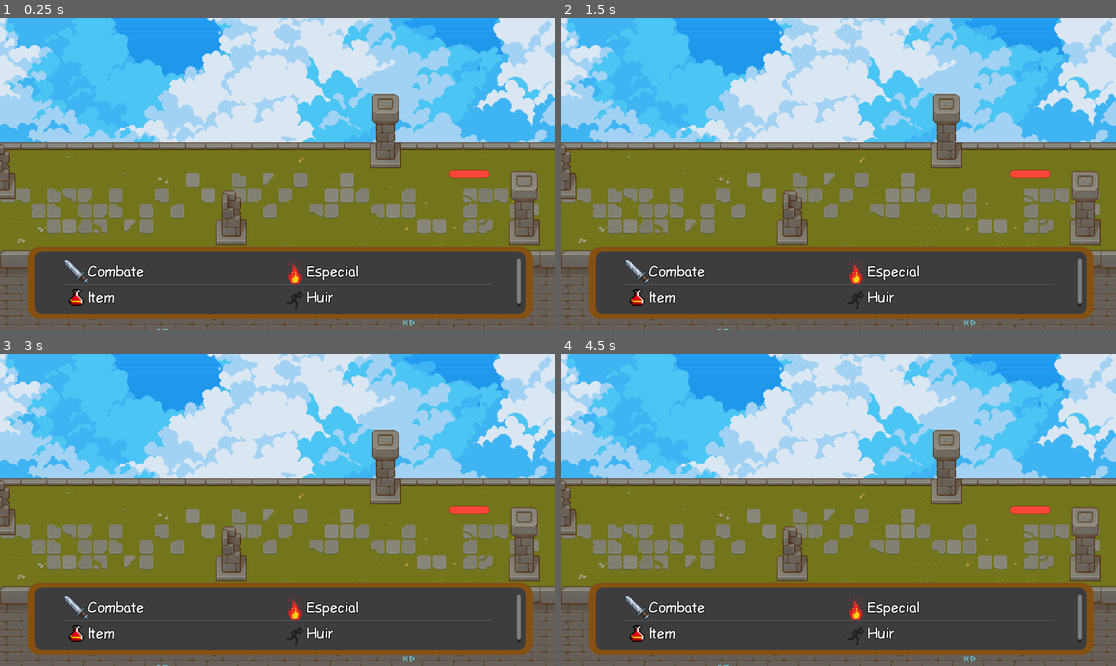
Above: before the commit, frames 1-4 (two rows, left to right).
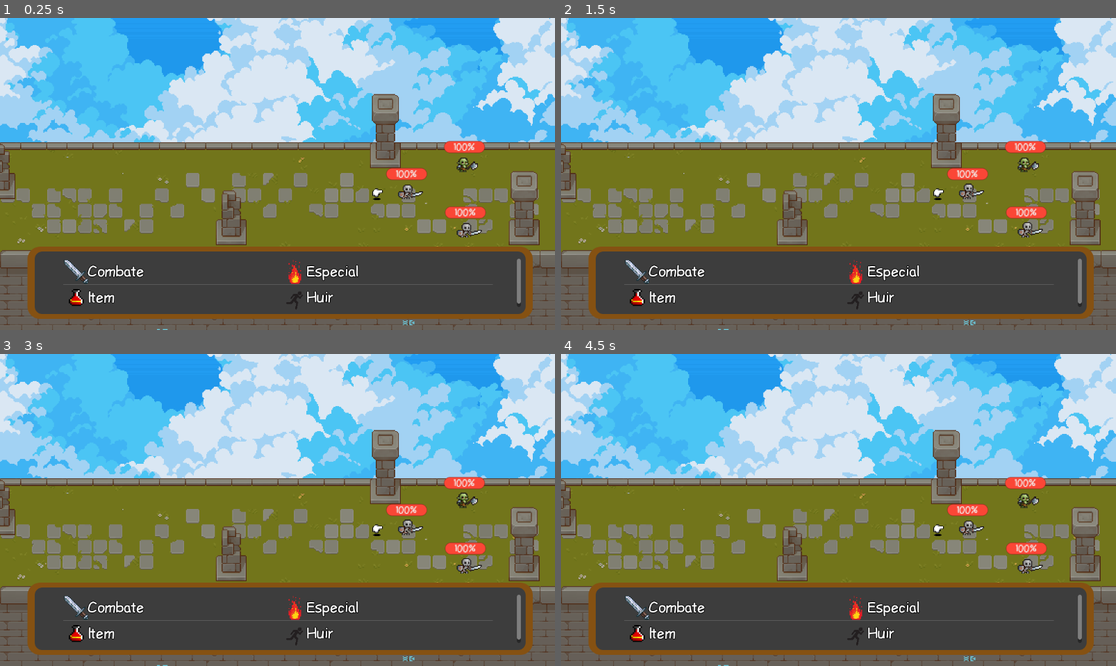
Above: after the commit, the same moments.

Repository: Paquito257/Gratos
Game: Godot game, scene res://Combat/Combat maps/Basico_combate.tscn
Same seed, same stepped clock (60 frames per second), same inputs: the game is played once before the commit and once after it. This scene is started directly instead of the project's main scene.
Inputs (mouse positions are in pixels of both pictures, inside the frame that each line leads up to):
- Up to frame 1 (0.25 s): no input
- Up to frame 2 (1.5 s): tap Enter (ui_accept) at 0.5, 0.77 s; move the mouse to (960, 158) at 0.52 s; hold Right (ui_right) 0.53-1.28 s; click (960, 158) at 0.67 s; move the mouse to (727, 189) at 1.27 s; hold Down (ui_down) from 1.28 s (still down)
- Up to frame 3 (3 s): tap Enter (ui_accept) at 1.52 s; move the mouse to (333, 441) at 2.02 s; release Down (ui_down) at 2.03 s; hold Right (ui_right) 2.03-2.78 s; move the mouse to (249, 572) at 2.77 s; hold Up (ui_up) from 2.78 s (still down); click (249, 572) at 2.92 s
- Up to frame 4 (4.5 s): tap Enter (ui_accept) at 3.02, 3.77, 4.25 s; move the mouse to (1005, 556) at 3.52 s; release Up (ui_up) at 3.53 s; hold Left (ui_left) from 3.53 s (still down); move the mouse to (672, 463) at 4.27 s

The runs differ from the first frame. In frame 1, 1.4% of the frame differs, in the area x 66-89%, y 39-71%; in frame 2, 1.4%; in frame 3, 1.4%; in frame 4, 1.4%.
Error in both runs: Invalid access to property or key '1' on a base object of type 'Dictionary'. (res://Combat/Combat_menu.gd:19)

Commit message:
agreando la funcionalidad de quitar vida

Diff:
--- a/Gratos-1/Characters/Battle enemies/Enemy.tscn
+++ /dev/null
@@ -1,50 +0,0 @@
-[gd_scene load_steps=10 format=3 uid="uid://cfbqvlfaphdvn"]
-
-[ext_resource type="Script" path="res://Characters/Battle enemies/Scripts/Orc.gd" id="1_s2nts"]
-[ext_resource type="PackedScene" uid="uid://dscfc6id23ecm" path="res://Addons/Stats_inspector.tscn" id="3_xe8lu"]
-[ext_resource type="FontFile" uid="uid://cjy11xjo0p2xe" path="res://Fonts/ldfcomicsans-font/Ldfcomicsans-jj7l.ttf" id="4_fey0d"]
-[ext_resource type="PackedScene" uid="uid://cvr8wxkfmitbe" path="res://Characters/PLayable characters/Attack_list.tscn" id="5_dgsy6"]
-[ext_resource type="Resource" uid="uid://cidc0rql5wigo" path="res://Skills/Enemies/Golpe.tres" id="6_f8ns0"]
-[ext_resource type="Resource" uid="uid://bilpxc4fxf48o" path="res://Skills/Enemies/Magia_I.tres" id="7_k0ywk"]
-
-[sub_resource type="Theme" id="Theme_8mw5f"]
-default_font = ExtResource("4_fey0d")
-
-[sub_resource type="StyleBoxFlat" id="StyleBoxFlat_sdu1w"]
-bg_color = Color(0, 0, 0, 1)
-corner_radius_top_left = 10
-corner_radius_top_right = 10
-corner_radius_bottom_right = 10
-corner_radius_bottom_left = 10
-
-[sub_resource type="StyleBoxFlat" id="StyleBoxFlat_qwqke"]
-bg_color = Color(0.984314, 0.27451, 0.211765, 1)
-corner_radius_top_left = 10
-corner_radius_top_right = 10
-corner_radius_bottom_right = 10
-corner_radius_bottom_left = 10
-
-[node name="Enemy" type="CharacterBody2D"]
-script = ExtResource("1_s2nts")
-animation = NodePath("")
-
-[node name="Stats" parent="." instance=ExtResource("3_xe8lu")]
-vida = 12
-magia = 5
-velocidad = 3
-defensa = 2
-ataque = 3
-exp = 5
-
-[node name="Life" type="ProgressBar" parent="."]
-offset_left = -19.0
-offset_top = -25.0
-offset_right = 23.0
-offset_bottom = -17.0
-theme = SubResource("Theme_8mw5f")
-theme_override_styles/background = SubResource("StyleBoxFlat_sdu1w")
-theme_override_styles/fill = SubResource("StyleBoxFlat_qwqke")
-show_percentage = false
-
-[node name="Node2D" parent="." instance=ExtResource("5_dgsy6")]
-attacks = Array[Resource]([ExtResource("6_f8ns0"), ExtResource("7_k0ywk")])
--- a/Gratos-1/Characters/Battle enemies/Enemy_battle_script.gd
+++ b/Gratos-1/Characters/Battle enemies/Enemy_battle_script.gd
@@ -1,15 +1,23 @@
 extends CharacterBody2D
 
-@onready var animation = $Orc_animated
+@export var flipped : bool = false
+@export var enemy_name : String
+
+@onready var animation = $animation
 @onready var life = $Life
 
 
+
 func _ready():
-	animation.flip_h = true
-	animation.play()
 	life.max_value = $Stats.vida
 	life.value = $Stats.vida
+	animation.flip_h = flipped
+	animation.play()
+
 
 
 func _process(delta):
 	pass
+
+func update_perc():
+	pass
--- /dev/null
+++ b/Gratos-1/Characters/Battle enemies/Scripts/000.tscn
@@ -0,0 +1,121 @@
+[gd_scene load_steps=18 format=3 uid="uid://cfbqvlfaphdvn"]
+
+[ext_resource type="Script" path="res://Characters/Battle enemies/Enemy_battle_script.gd" id="1_s2nts"]
+[ext_resource type="PackedScene" uid="uid://dscfc6id23ecm" path="res://Addons/Stats_inspector.tscn" id="3_xe8lu"]
+[ext_resource type="FontFile" uid="uid://cjy11xjo0p2xe" path="res://Fonts/ldfcomicsans-font/Ldfcomicsans-jj7l.ttf" id="4_fey0d"]
+[ext_resource type="PackedScene" uid="uid://cvr8wxkfmitbe" path="res://Characters/PLayable characters/Attack_list.tscn" id="5_dgsy6"]
+[ext_resource type="Resource" uid="uid://cidc0rql5wigo" path="res://Skills/Enemies/Golpe.tres" id="6_f8ns0"]
+[ext_resource type="Resource" uid="uid://bilpxc4fxf48o" path="res://Skills/Enemies/Magia_I.tres" id="7_k0ywk"]
+[ext_resource type="Texture2D" uid="uid://dpe77h70iaubg" path="res://Texture/NPC/Orc/Orc-Idle.png" id="7_wyolm"]
+
+[sub_resource type="Theme" id="Theme_8mw5f"]
+default_font = ExtResource("4_fey0d")
+default_font_size = 10
+
+[sub_resource type="StyleBoxFlat" id="StyleBoxFlat_sdu1w"]
+bg_color = Color(0, 0, 0, 1)
+corner_radius_top_left = 10
+corner_radius_top_right = 10
+corner_radius_bottom_right = 10
+corner_radius_bottom_left = 10
+
+[sub_resource type="StyleBoxFlat" id="StyleBoxFlat_qwqke"]
+bg_color = Color(0.984314, 0.27451, 0.211765, 1)
+corner_radius_top_left = 10
+corner_radius_top_right = 10
+corner_radius_bottom_right = 10
+corner_radius_bottom_left = 10
+
+[sub_resource type="AtlasTexture" id="AtlasTexture_tq2sf"]
+atlas = ExtResource("7_wyolm")
+region = Rect2(0, 0, 100, 100)
+
+[sub_resource type="AtlasTexture" id="AtlasTexture_sijbd"]
+atlas = ExtResource("7_wyolm")
+region = Rect2(100, 0, 100, 100)
+
+[sub_resource type="AtlasTexture" id="AtlasTexture_wd0ax"]
+atlas = ExtResource("7_wyolm")
+region = Rect2(200, 0, 100, 100)
+
+[sub_resource type="AtlasTexture" id="AtlasTexture_peviq"]
+atlas = ExtResource("7_wyolm")
+region = Rect2(300, 0, 100, 100)
+
+[sub_resource type="AtlasTexture" id="AtlasTexture_ctg7u"]
+atlas = ExtResource("7_wyolm")
+region = Rect2(400, 0, 100, 100)
+
+[sub_resource type="AtlasTexture" id="AtlasTexture_mgwar"]
+atlas = ExtResource("7_wyolm")
+region = Rect2(500, 0, 100, 100)
+
+[sub_resource type="SpriteFrames" id="SpriteFrames_oprq2"]
+animations = [{
+"frames": [],
+"loop": true,
+"name": &"Attack",
+"speed": 5.0
+}, {
+"frames": [],
+"loop": true,
+"name": &"Death",
+"speed": 5.0
+}, {
+"frames": [],
+"loop": true,
+"name": &"Hurt",
+"speed": 5.0
+}, {
+"frames": [{
+"duration": 1.0,
+"texture": SubResource("AtlasTexture_tq2sf")
+}, {
+"duration": 1.0,
+"texture": SubResource("AtlasTexture_sijbd")
+}, {
+"duration": 1.0,
+"texture": SubResource("AtlasTexture_wd0ax")
+}, {
+"duration": 1.0,
+"texture": SubResource("AtlasTexture_peviq")
+}, {
+"duration": 1.0,
+"texture": SubResource("AtlasTexture_ctg7u")
+}, {
+"duration": 1.0,
+"texture": SubResource("AtlasTexture_mgwar")
+}],
+"loop": true,
+"name": &"Idle",
+"speed": 5.0
+}]
+
+[node name="Enemy" type="CharacterBody2D"]
+z_index = 13
+script = ExtResource("1_s2nts")
+enemy_name = "Orc"
+
+[node name="Stats" parent="." instance=ExtResource("3_xe8lu")]
+vida = 12
+magia = 5
+velocidad = 3
+defensa = 2
+ataque = 3
+exp = 5
+
+[node name="Life" type="ProgressBar" parent="."]
+offset_left = -19.0
+offset_top = -25.0
+offset_right = 23.0
+offset_bottom = -17.0
+theme = SubResource("Theme_8mw5f")
+theme_override_styles/background = SubResource("StyleBoxFlat_sdu1w")
+theme_override_styles/fill = SubResource("StyleBoxFlat_qwqke")
+
+[node name="Node2D" parent="." instance=ExtResource("5_dgsy6")]
+attacks = Array[Resource]([ExtResource("6_f8ns0"), ExtResource("7_k0ywk")])
+
+[node name="animation" type="AnimatedSprite2D" parent="."]
+sprite_frames = SubResource("SpriteFrames_oprq2")
+animation = &"Idle"
--- /dev/null
+++ b/Gratos-1/Characters/Battle enemies/Scripts/001.tscn
@@ -0,0 +1,221 @@
+[gd_scene load_steps=35 format=3 uid="uid://cfbqvlfaphdvn"]
+
+[ext_resource type="Script" path="res://Characters/Battle enemies/Enemy_battle_script.gd" id="1_s2nts"]
+[ext_resource type="PackedScene" uid="uid://dscfc6id23ecm" path="res://Addons/Stats_inspector.tscn" id="3_xe8lu"]
+[ext_resource type="FontFile" uid="uid://cjy11xjo0p2xe" path="res://Fonts/ldfcomicsans-font/Ldfcomicsans-jj7l.ttf" id="4_fey0d"]
+[ext_resource type="PackedScene" uid="uid://cvr8wxkfmitbe" path="res://Characters/PLayable characters/Attack_list.tscn" id="5_dgsy6"]
+[ext_resource type="Resource" uid="uid://cidc0rql5wigo" path="res://Skills/Enemies/Golpe.tres" id="6_f8ns0"]
+[ext_resource type="Texture2D" uid="uid://demerct4djh8h" path="res://Texture/NPC/Skeleton/Skeleton-Attack01.png" id="7_5msce"]
+[ext_resource type="Texture2D" uid="uid://dticonse6whe0" path="res://Texture/NPC/Skeleton/Skeleton-Idle.png" id="7_8vav5"]
+[ext_resource type="Resource" uid="uid://bilpxc4fxf48o" path="res://Skills/Enemies/Magia_I.tres" id="7_k0ywk"]
+[ext_resource type="Texture2D" uid="uid://dic3wyxo3voo8" path="res://Texture/NPC/Skeleton/Skeleton-Death.png" id="8_vkfma"]
+[ext_resource type="Texture2D" uid="uid://3uvi74jngwn8" path="res://Texture/NPC/Skeleton/Skeleton-Hurt.png" id="9_t3fjv"]
+
+[sub_resource type="Theme" id="Theme_8mw5f"]
+default_font = ExtResource("4_fey0d")
+default_font_size = 10
+
+[sub_resource type="StyleBoxFlat" id="StyleBoxFlat_sdu1w"]
+bg_color = Color(0, 0, 0, 1)
+corner_radius_top_left = 10
+corner_radius_top_right = 10
+corner_radius_bottom_right = 10
+corner_radius_bottom_left = 10
+
+[sub_resource type="StyleBoxFlat" id="StyleBoxFlat_qwqke"]
+bg_color = Color(0.984314, 0.27451, 0.211765, 1)
+corner_radius_top_left = 10
+corner_radius_top_right = 10
+corner_radius_bottom_right = 10
+corner_radius_bottom_left = 10
+
+[sub_resource type="AtlasTexture" id="AtlasTexture_edks5"]
+atlas = ExtResource("7_5msce")
+region = Rect2(0, 0, 100, 100)
+
+[sub_resource type="AtlasTexture" id="AtlasTexture_0b1ec"]
+atlas = ExtResource("7_5msce")
+region = Rect2(100, 0, 100, 100)
+
+[sub_resource type="AtlasTexture" id="AtlasTexture_1o203"]
+atlas = ExtResource("7_5msce")
+region = Rect2(200, 0, 100, 100)
+
+[sub_resource type="AtlasTexture" id="AtlasTexture_4g3fh"]
+atlas = ExtResource("7_5msce")
+region = Rect2(300, 0, 100, 100)
+
+[sub_resource type="AtlasTexture" id="AtlasTexture_xbbu7"]
+atlas = ExtResource("7_5msce")
+region = Rect2(400, 0, 100, 100)
+
+[sub_resource type="AtlasTexture" id="AtlasTexture_85b7x"]
+atlas = ExtResource("7_5msce")
+region = Rect2(500, 0, 100, 100)
+
+[sub_resource type="AtlasTexture" id="AtlasTexture_wg1um"]
+atlas = ExtResource("8_vkfma")
+region = Rect2(0, 0, 100, 100)
+
+[sub_resource type="AtlasTexture" id="AtlasTexture_saaji"]
+atlas = ExtResource("8_vkfma")
+region = Rect2(100, 0, 100, 100)
+
+[sub_resource type="AtlasTexture" id="AtlasTexture_j3xi4"]
+atlas = ExtResource("8_vkfma")
+region = Rect2(200, 0, 100, 100)
+
+[sub_resource type="AtlasTexture" id="AtlasTexture_flm6f"]
+atlas = ExtResource("8_vkfma")
+region = Rect2(300, 0, 100, 100)
+
+[sub_resource type="AtlasTexture" id="AtlasTexture_0ho0e"]
+atlas = ExtResource("9_t3fjv")
+region = Rect2(0, 0, 100, 100)
+
+[sub_resource type="AtlasTexture" id="AtlasTexture_7oj4e"]
+atlas = ExtResource("9_t3fjv")
+region = Rect2(100, 0, 100, 100)
+
+[sub_resource type="AtlasTexture" id="AtlasTexture_lmotp"]
+atlas = ExtResource("9_t3fjv")
+region = Rect2(200, 0, 100, 100)
+
+[sub_resource type="AtlasTexture" id="AtlasTexture_p3kq5"]
+atlas = ExtResource("9_t3fjv")
+region = Rect2(300, 0, 100, 100)
+
+[sub_resource type="AtlasTexture" id="AtlasTexture_qr0nc"]
+atlas = ExtResource("7_8vav5")
+region = Rect2(0, 0, 100, 100)
+
+[sub_resource type="AtlasTexture" id="AtlasTexture_1jato"]
+atlas = ExtResource("7_8vav5")
+region = Rect2(100, 0, 100, 100)
+
+[sub_resource type="AtlasTexture" id="AtlasTexture_k0emn"]
+atlas = ExtResource("7_8vav5")
+region = Rect2(200, 0, 100, 100)
+
+[sub_resource type="AtlasTexture" id="AtlasTexture_0gefe"]
+atlas = ExtResource("7_8vav5")
+region = Rect2(300, 0, 100, 100)
+
+[sub_resource type="AtlasTexture" id="AtlasTexture_qo3t4"]
+atlas = ExtResource("7_8vav5")
+region = Rect2(400, 0, 100, 100)
+
+[sub_resource type="AtlasTexture" id="AtlasTexture_3fsyl"]
+atlas = ExtResource("7_8vav5")
+region = Rect2(500, 0, 100, 100)
+
+[sub_resource type="SpriteFrames" id="SpriteFrames_oprq2"]
+animations = [{
+"frames": [{
+"duration": 1.0,
+"texture": SubResource("AtlasTexture_edks5")
+}, {
+"duration": 1.0,
+"texture": SubResource("AtlasTexture_0b1ec")
+}, {
+"duration": 1.0,
+"texture": SubResource("AtlasTexture_1o203")
+}, {
+"duration": 1.0,
+"texture": SubResource("AtlasTexture_4g3fh")
+}, {
+"duration": 1.0,
+"texture": SubResource("AtlasTexture_xbbu7")
+}, {
+"duration": 1.0,
+"texture": SubResource("AtlasTexture_85b7x")
+}],
+"loop": true,
+"name": &"Attack",
+"speed": 5.0
+}, {
+"frames": [{
+"duration": 1.0,
+"texture": SubResource("AtlasTexture_wg1um")
+}, {
+"duration": 1.0,
+"texture": SubResource("AtlasTexture_saaji")
+}, {
+"duration": 1.0,
+"texture": SubResource("AtlasTexture_j3xi4")
+}, {
+"duration": 1.0,
+"texture": SubResource("AtlasTexture_flm6f")
+}],
+"loop": true,
+"name": &"Death",
+"speed": 5.0
+}, {
+"frames": [{
+"duration": 1.0,
+"texture": SubResource("AtlasTexture_0ho0e")
+}, {
+"duration": 1.0,
+"texture": SubResource("AtlasTexture_7oj4e")
+}, {
+"duration": 1.0,
+"texture": SubResource("AtlasTexture_lmotp")
+}, {
+"duration": 1.0,
+"texture": SubResource("AtlasTexture_p3kq5")
+}],
+"loop": true,
+"name": &"Hurt",
+"speed": 5.0
+}, {
+"frames": [{
+"duration": 1.0,
+"texture": SubResource("AtlasTexture_qr0nc")
+}, {
+"duration": 1.0,
+"texture": SubResource("AtlasTexture_1jato")
+}, {
+"duration": 1.0,
+"texture": SubResource("AtlasTexture_k0emn")
+}, {
+"duration": 1.0,
+"texture": SubResource("AtlasTexture_0gefe")
+}, {
+"duration": 1.0,
+"texture": SubResource("AtlasTexture_qo3t4")
+}, {
+"duration": 1.0,
+"texture": SubResource("AtlasTexture_3fsyl")
+}],
+"loop": true,
+"name": &"Idle",
+"speed": 5.0
+}]
+
+[node name="Enemy" type="CharacterBody2D"]
+z_index = 13
+script = ExtResource("1_s2nts")
+
+[node name="Stats" parent="." instance=ExtResource("3_xe8lu")]
+vida = 10
+velocidad = 4
+defensa = 2
+ataque = 5
+exp = 5
+
+[node name="Life" type="ProgressBar" parent="."]
+offset_left = -19.0
+offset_top = -25.0
+offset_right = 23.0
+offset_bottom = -17.0
+theme = SubResource("Theme_8mw5f")
+theme_override_styles/background = SubResource("StyleBoxFlat_sdu1w")
+theme_override_styles/fill = SubResource("StyleBoxFlat_qwqke")
+
+[node name="Node2D" parent="." instance=ExtResource("5_dgsy6")]
+attacks = Array[Resource]([ExtResource("6_f8ns0"), ExtResource("7_k0ywk")])
+
+[node name="animation" type="AnimatedSprite2D" parent="."]
+sprite_frames = SubResource("SpriteFrames_oprq2")
+animation = &"Idle"
+frame_progress = 0.517872
--- a/Gratos-1/Characters/Battle enemies/Scripts/Orc.gd
+++ /dev/null
@@ -1,16 +0,0 @@
-extends CharacterBody2D
-
-@onready var life = $Life
-@export var fliped : bool = false
-@export var animation : AnimatedSprite2D
-
-func _ready():
-	life.max_value = $Stats.vida
-	life.value = $Stats.vida
-	animation.flip_h = fliped
-	animation.play()
-
-
-
-func _process(delta):
-	pass
--- a/Gratos-1/Characters/PLayable characters/RPG_character.gd
+++ b/Gratos-1/Characters/PLayable characters/RPG_character.gd
@@ -19,7 +19,7 @@
 	set(value):
 		step_pixel = value
 		var step = step_pixel/distance_traveled
-		print(step)
+
 		if step >= Manager.encounter:
 			set_physics_process(false)
 			Manager.save_data(self)
@@ -45,7 +45,7 @@
 
 func _physics_process(delta):
 	var initial = position
-	print(is_physics_processing())
+
 	if is_multiplayer_authority() and is_physics_processing():
 		$Stats.visible = true
 		$inventario.visible = true # Esto es para que el inventario solo sea visible por el propietario
--- a/Gratos-1/Combat/Combat maps/Basico_combate.tscn
+++ b/Gratos-1/Combat/Combat maps/Basico_combate.tscn
@@ -9,7 +9,7 @@
 [ext_resource type="Texture2D" uid="uid://gx5sidbfbjfo" path="res://Texture/TX Tileset Wall.png" id="3_qg7gj"]
 [ext_resource type="PackedScene" uid="uid://bahe63ewgm2mx" path="res://Combat/Combat_menu.tscn" id="4_q0kg2"]
 [ext_resource type="Texture2D" uid="uid://5lmeelwn7rhe" path="res://Texture/TX Props.png" id="7_yj2qq"]
-[ext_resource type="PackedScene" uid="uid://cfbqvlfaphdvn" path="res://Characters/Battle enemies/Enemy.tscn" id="11_j3a4c"]
+[ext_resource type="Texture2D" uid="uid://c2tsa4mu2lfvt" path="res://Characters/Misc/finger.png" id="10_ecjn2"]
 
 [sub_resource type="TileSetAtlasSource" id="TileSetAtlasSource_qs50u"]
 texture = ExtResource("1_ew1eh")
@@ -1066,9 +1066,6 @@
 
 [node name="CanvasLayer" parent="." instance=ExtResource("4_q0kg2")]
 
-[node name="Enemy" parent="." instance=ExtResource("11_j3a4c")]
-position = Vector2(485, 182)
-
 [node name="Players" type="Node2D" parent="."]
 
 [node name="1" type="Node2D" parent="Players" groups=["Spawn"]]
@@ -1082,3 +1079,19 @@
 
 [node name="4" type="Node2D" parent="Players" groups=["Spawn"]]
 position = Vector2(66, 226)
+
+[node name="Enemies" type="Node2D" parent="."]
+
+[node name="1" type="Node2D" parent="Enemies" groups=["Enemy_spawn"]]
+position = Vector2(420, 180)
+
+[node name="2" type="Node2D" parent="Enemies" groups=["Enemy_spawn"]]
+position = Vector2(480, 152)
+
+[node name="3" type="Node2D" parent="Enemies" groups=["Enemy_spawn"]]
+position = Vector2(481, 220)
+
+[node name="Sprite2D" type="Sprite2D" parent="."]
+position = Vector2(391, 182)
+scale = Vector2(0.0822222, 0.0911111)
+texture = ExtResource("10_ecjn2")
--- a/Gratos-1/Combat/Combat maps/Combate.gd
+++ b/Gratos-1/Combat/Combat maps/Combate.gd
@@ -1,24 +1,33 @@
 extends Node2D
 
 @onready var menu = $CanvasLayer
-func turn():
-	pass
+ #Accede a la carpeta donde se encuentran los enemigos
+var files_in_directory = DirAccess.get_files_at("res://Characters/Battle enemies/Scripts/")
+
+var enemies = []
+var players = []
 
 func _ready():
 	Music.change_track(Music.enemigo, Music.hub)
 	character_spawn()
+	spawn_enemies()
 	menu.world = "res://Maps/Test_map.tscn"
 
 
-# Called every frame. 'delta' is the elapsed time since the previous frame.
+#Permite seleccionar a uno de los oponentes para atacar
+#en el caso de que el ataque no sea multiple
 func _process(delta):
-	turn()
+	if Input.is_action_just_pressed("ui_up"):
+		pass
+	elif Input.is_action_just_pressed("ui_down"):
+		pass
 
 func character_spawn():
 	var player
 	match PlayerHandle.players[multiplayer.get_unique_id()].character:
 		"caballero":
 			player = load("res://Characters/PLayable characters/Scenes/Knight.tscn").instantiate()
+
 
 		"arquero":
 			player = load("res://Characters/PLayable characters/Scenes/Archer.tscn").instantiate()
@@ -29,6 +38,39 @@
 		"mago":
 			player = load("res://Characters/PLayable characters/Scenes/Wizard.tscn").instantiate()
 
+	players.append(player)
 	add_child(player)
 	player.position = $"Players/1".position
 	player.play("Idle")
+
+#TODO: esta funcion deberia ir dentro de global, y depende
+#(la aparicion) del area donde se encuentra el jugador
+func spawn_enemies():
+	var random_enemy
+	var enemy
+	var random = randi_range(1,3)
+	print(random)
+	for i in random:
+
+		print(i)
+		random_enemy = files_in_directory[randi() % files_in_directory.size()]
+		print(random_enemy)
+		enemy = load("res://Characters/Battle enemies/Scripts/" + random_enemy).instantiate()
+		enemies.append(enemy)
+		add_child(enemies[i])
+		match i:
+			0:
+				enemies[i].position = $"Enemies/1".position
+				enemies[i].animation.play()
+			1:
+				enemies[i].position = $"Enemies/2".position
+				enemies[i].animation.play()
+			2:
+				enemies[i].position = $"Enemies/3".position
+				enemies[i].animation.play()
+
+func focus(global):
+	pass
+
+func switch_focus():
+	pass
--- a/Gratos-1/Maps/Manager.gd
+++ b/Gratos-1/Maps/Manager.gd
@@ -21,9 +21,8 @@
 
 		for spawn in get_tree().get_nodes_in_group("Spawnpoint"):
 			if spawn.name == str(PlayerHandle.index):
-				print(spawn.name)
 				print(PlayerHandle.index)
-				print(spawn.global_position)
+
 				current_player.global_position = spawn.global_position
 				#PlayerHandle.players[i].instance = current_player
 
--- a/Gratos-1/Maps/Warp/Global.gd
+++ b/Gratos-1/Maps/Warp/Global.gd
@@ -6,6 +6,12 @@
 var encounter : int = 30:
 	set(value):
 		encounter = value
+
+var enemy_cache : Dictionary = {}
+
+var enemy_appearence = {
+	"Basico" : ["000","001"]
+}
 
 var player_last_position : Vector2 = Vector2(0,0)
 
@@ -18,3 +24,6 @@
 
 func save_data(player):
 	player_last_position = player.position
+
+func load_enemies(ene):
+	pass
Binary file added: Gratos-1/Texture/NPC/Orc/Orc-Attack01.png
Not shown, added: Gratos-1/Texture/NPC/Orc/Orc-Attack01.png.import
Binary file added: Gratos-1/Texture/NPC/Orc/Orc-Death.png
Not shown, added: Gratos-1/Texture/NPC/Orc/Orc-Death.png.import
Binary file added: Gratos-1/Texture/NPC/Orc/Orc-Hurt.png
Not shown, added: Gratos-1/Texture/NPC/Orc/Orc-Hurt.png.import
Binary file added: Gratos-1/Texture/NPC/Skeleton/Skeleton-Attack01.png
Not shown, added: Gratos-1/Texture/NPC/Skeleton/Skeleton-Attack01.png.import
Binary file added: Gratos-1/Texture/NPC/Skeleton/Skeleton-Death.png
Not shown, added: Gratos-1/Texture/NPC/Skeleton/Skeleton-Death.png.import
Binary file added: Gratos-1/Texture/NPC/Skeleton/Skeleton-Hurt.png
Not shown, added: Gratos-1/Texture/NPC/Skeleton/Skeleton-Hurt.png.import
(and 2 more such lines)
